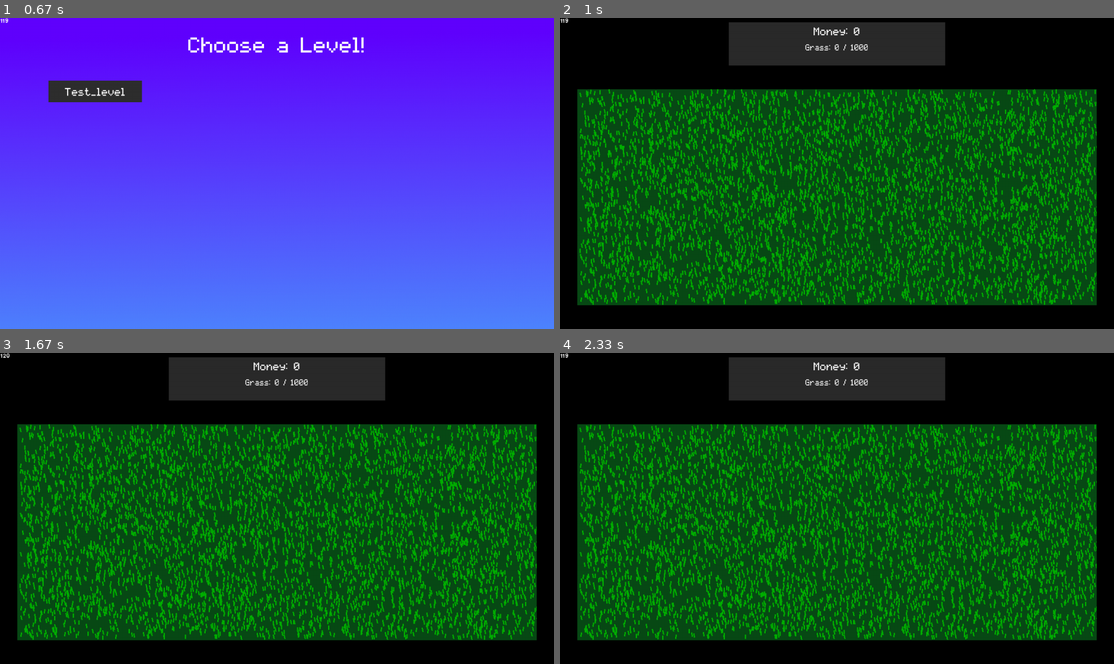
Above: before the commit, frames 1-4 (two rows, left to right).
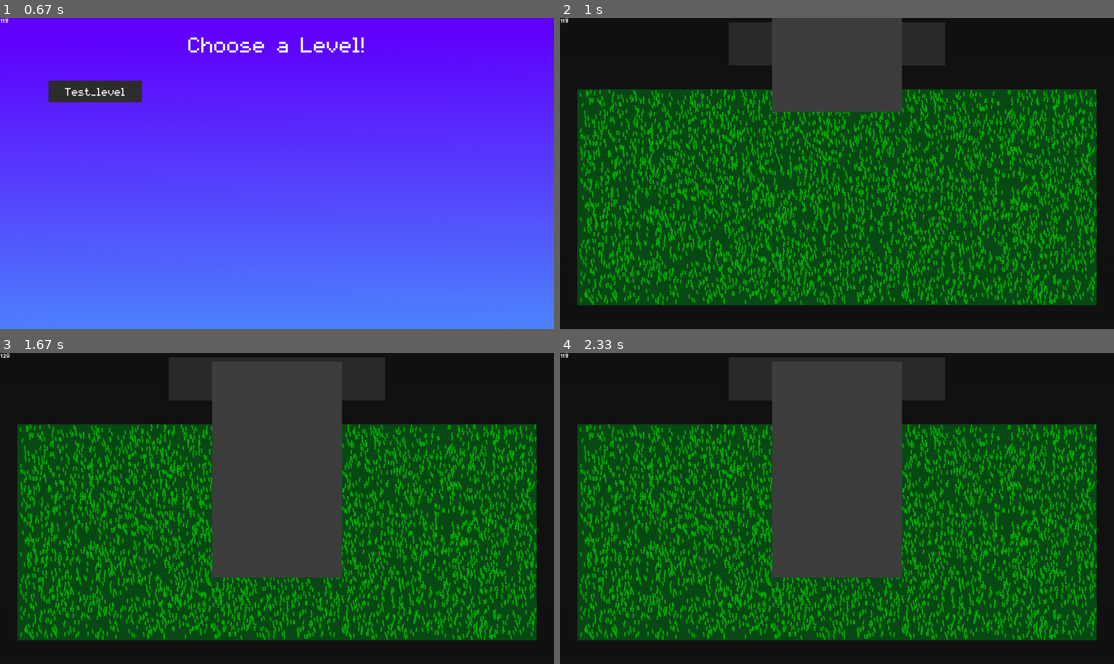
Above: after the commit, the same moments.

Repository: Acaippa/pygame-lawnmower
Game: pygame game, started from ver 0.3/main.py
Two runs of this game, one before a commit and one after it. Both use one fixed random seed, a clock stepped at 60 frames per second and the inputs below.
Inputs (mouse positions are in pixels of both pictures, inside the frame that each line leads up to):
- Up to frame 1 (0.67 s): click (277, 105) at 0.38 s
- Up to frame 2 (1 s): click (654, 92) at 0.72 s
- Up to frame 3 (1.67 s): no input
- Up to frame 4 (2.33 s): no input

Frame 1 is identical in both runs. In frame 2, 4.0% of the frame differs, in the area x 38-62%, y 0-31%; in frame 3, 14%, in the area x 38-62%, y 2-73%; in frame 4, 14%.

Commit message:
Add Shop Menu

Diff:
--- /dev/null
+++ b/ver 0.3/modules/UI/shop_menu.py
@@ -0,0 +1,55 @@
+import pygame
+from math import*
+from modules.UI.container import *
+
+class ShopMenu:
+	def __init__(self, parent, **kwargs):
+		self.parent = parent
+
+		self.display_surface = self.parent.surface
+
+		self.surface = pygame.Surface((300, 500))
+
+		self.background_color = kwargs.get("background", "#3f3f3f")
+
+		self.surface.fill(self.background_color)
+
+		surface_w, surface_h = self.surface.get_size()
+
+		display_w, display_h = self.display_surface.get_size()
+
+		self.pos = kwargs.get("pos", (display_w / 2 - self.surface.get_width() / 2, - surface_h))
+
+		self.item_list = []
+
+		self.main_container = Container(self, size=self.surface.get_size())
+
+		self.delta_time = 0
+
+		self.destination = self.pos
+
+	def update(self, dt):
+		self.delta_time = dt
+
+		self.move()
+
+		self.draw()
+
+	def draw(self):
+		self.display_surface.blit(self.surface, self.pos)
+
+	def move(self, speed=1000, range=10):
+		if self.pos != self.destination:
+			if self.destination[0] > self.pos[0]:
+				self.pos = self.pos[0] + speed * self.delta_time, self.pos[1] # If X is greater
+			elif self.destination[0] < self.pos[0]:
+				self.pos = self.pos[0] - speed * self.delta_time, self.pos[1] # If X is smaller
+
+			if self.destination[1] > self.pos[1]:
+				self.pos = self.pos[0], self.pos[1] + speed * self.delta_time # If Y is greater
+			elif self.destination[1] < self.pos[1]:
+				self.pos = self.pos[0], self.pos[1] - speed * self.delta_time # If Y is smaller
+
+		# If the curent position is close enough to its destination, snap the menu into place so it doesnt oscillate.
+		if hypot(self.pos[0]-self.destination[0], self.pos[1]-self.destination[1]) < range:
+			self.pos = self.destination
--- a/ver 0.3/modules/states/levels/test_level.py
+++ b/ver 0.3/modules/states/levels/test_level.py
@@ -1,6 +1,7 @@
 import pygame
 from modules.game.ground import*
 from modules.UI.player_info import*
+from modules.UI.shop_menu import*
 
 class TestLevel:
 	def __init__(self, parent):
@@ -10,6 +11,8 @@
 
 		self.surface = pygame.Surface(self.parent.display_surface.get_size())
 
+		self.background_color = ("#131313")
+
 		self.delta_time = 0
 
 		self.pos = (0, 0)
@@ -18,14 +21,25 @@
 
 		self.player_info = PlayerInfo(self, pos=("center", 10), size=(500, 100))
 
+		self.shop_menu = ShopMenu(self)
+
 	def update(self, dt):
 		self.delta_time = dt
+
+		self.draw_background()
 
 		self.player_info.update(self.delta_time)
 
 		self.ground.update(self.delta_time)
 
+		self.shop_menu.destination = (self.shop_menu.pos[0], 20)
+
+		self.shop_menu.update(self.delta_time)
+
 		self.draw()
 
 	def draw(self):
 		self.display_surface.blit(self.surface, self.pos)
+
+	def draw_background(self):
+		self.surface.fill(self.background_color)
